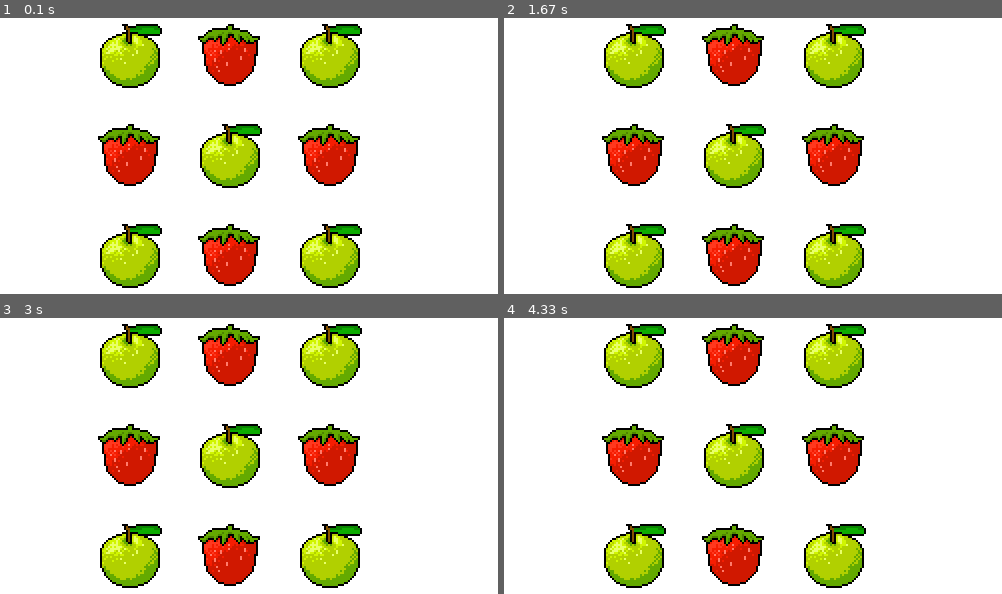
Above: before the commit, frames 1-4 (two rows, left to right).
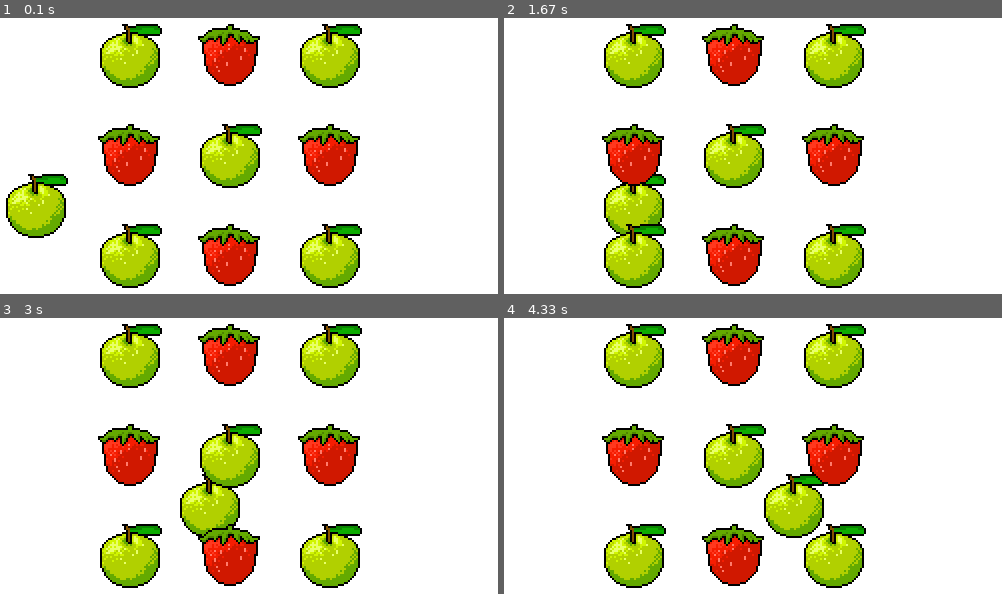
Above: after the commit, the same moments.

Repository: brooklyndippo/fruit-ninja-pygames
Game: pygame game, started from game.py
The game is run twice, just before and just after one commit, with the same random seed, the same clock (stepped at 60 frames per second) and the same inputs.
Inputs:
- Up to frame 1 (0.1 s): no input
- Up to frame 2 (1.67 s): no input
- Up to frame 3 (3 s): no input
- Up to frame 4 (4.33 s): no input

The runs differ from the first frame. In frame 1, 2.2% of the frame differs, in the area x 1-14%, y 56-80%; in frame 2, 1.8%; in frame 3, 1.8%; in frame 4, 2.2%.

Commit message:
made apple move

Diff:
--- a/game.py
+++ b/game.py
@@ -1,12 +1,16 @@
 import pygame
 pygame.init()
+from gameobject import GameObject
 
 # Set the game window
 screen_width = 500
 screen_height = 500
 screen = pygame.display.set_mode([screen_height, screen_height])
 
-# Creat the game loop
+
+apple = GameObject(0, 250, 'apple.png')
+
+# Create the game loop ------------------------------------------
 running = True
 while running:
 	# Looks at events
@@ -18,19 +22,35 @@
     screen.fill((255, 255, 255))
 
     #----------------------------------------------------------
-    #YOUR DRAWING
+    # #YOUR DRAWING
 
-    class GameObject(pygame.sprite.Sprite):
-        def __init__(self, x, y, image):
-            super(GameObject, self).__init__()
-            self.surf = pygame.image.load(image)
-            self.x = x
-            self.y = y
+    # class GameObject(pygame.sprite.Sprite):
+    #     def __init__(self, x, y, image):
+    #         super(GameObject, self).__init__()
+    #         self.surf = pygame.image.load(image)
+    #         self.x = x
+    #         self.y = y
 
-        def render(self, screen):
-            screen.blit(self.surf, (self.x, self.y))
+    #     def render(self, screen):
+    #         screen.blit(self.surf, (self.x, self.y))
 
-  # #draw the fruits
+
+    # Get the clock
+    clock = pygame.time.Clock()
+
+
+    # Make an instance of GameObject
+
+    apple.x += 1
+    apple.render(screen)
+
+
+
+    # Make an instance of GameObject
+
+
+
+#   # #draw the fruits
     for num in range (0,9):
         x = num % 3
         y = int(num/3)
@@ -43,10 +63,10 @@
 
         newFruit = GameObject (((x+1)*100), ((y+1)*100), fruit)
         newFruit.render(screen)
-        print(x, y, fruit)
-
-    #----------------------------------------------------------
+#     #----------------------------------------------------------
 
 
-	# Update the display
+    # Update the window
     pygame.display.flip()
+    # tick the clock!
+    clock.tick(60)
--- /dev/null
+++ b/gameobject.py
@@ -0,0 +1,12 @@
+import pygame
+pygame.init()
+
+class GameObject(pygame.sprite.Sprite):
+    def __init__(self, x, y, image):
+        super(GameObject, self).__init__()
+        self.surf = pygame.image.load(image)
+        self.x = x
+        self.y = y
+
+    def render(self, screen):
+        screen.blit(self.surf, (self.x, self.y))
Not shown, added: .gitignore
